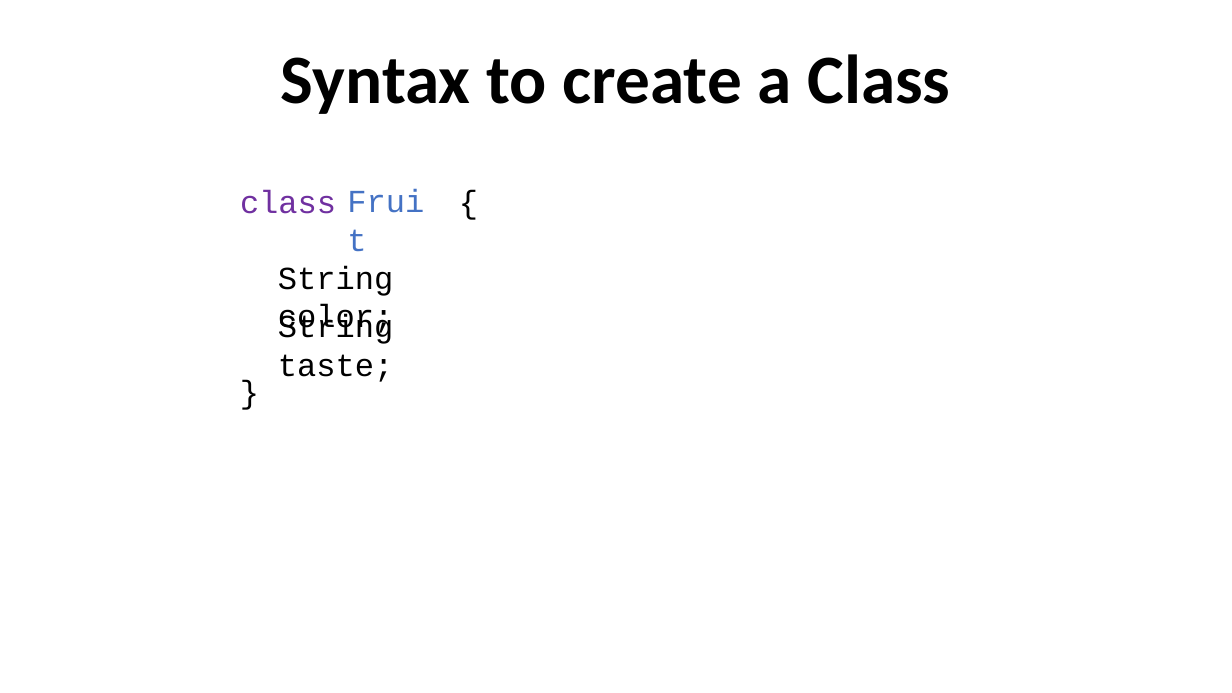
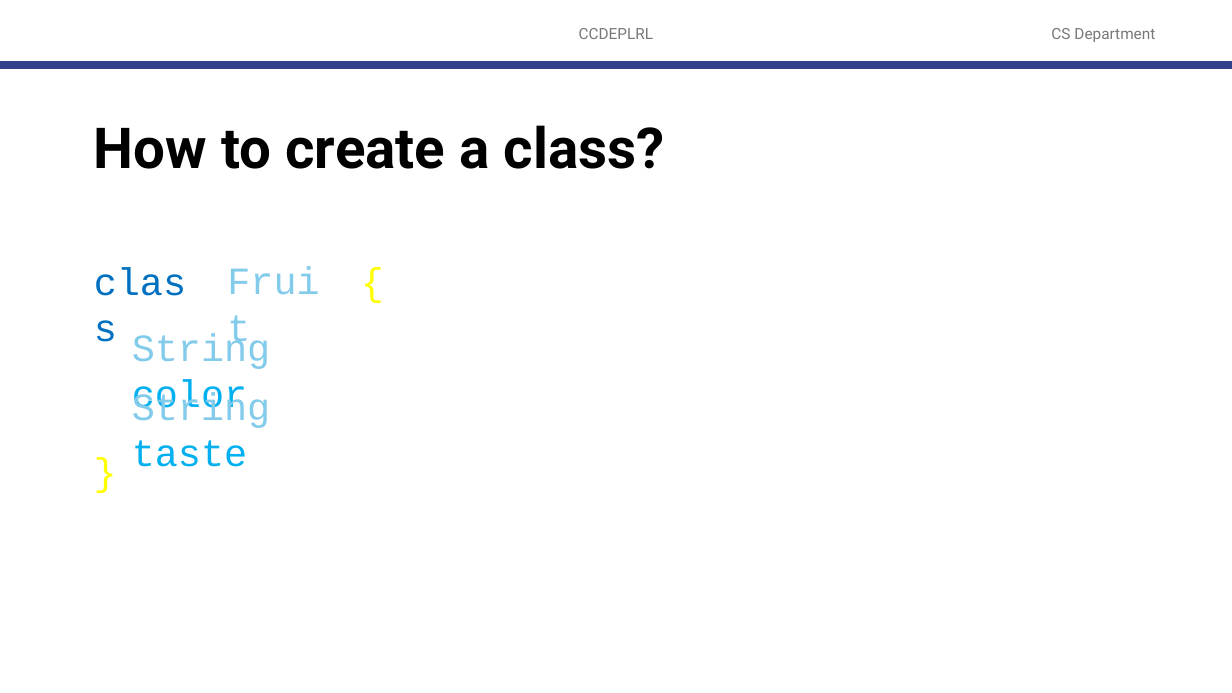
Before and after one commit to robitussin/CCOBJPGL, a slide deck: slide 6 of 1 - Fundamentals of Object Oriented Programming/classes_and_objects/Classes and Objects.pptx (slide 5 before the commit). Drawn at 1232x693 pixels with LibreOffice and Linux fonts; fonts in the diff are those of the drawing; background and template pictures are left out. Boxes give left, top, right and bottom in pixels: in the first picture for what was removed or moved away, otherwise in the second. Text is boxed around its words. In the diff, an @@ line names an element or a change of style, - is before the commit and + after.

```diff
--- a/1 - Fundamentals of Object Oriented Programming/classes_and_objects/Classes and Objects.pptx
+++ b/1 - Fundamentals of Object Oriented Programming/classes_and_objects/Classes and Objects.pptx
@@ text added at bbox=[579, 28, 654, 39], 12 pt, text #797979 @@
+CCDEPLRL
@@ text added at bbox=[1051, 28, 1155, 42], 12 pt, text #797979 @@
+CS Department
@@ line added from (0, 65) to (1232, 65), #32418C 6 pt @@
@@ title "How to create a class?" at bbox=[94, 125, 665, 169]: vertical alignment bottom to middle @@
@@ title at bbox=[94, 125, 665, 169]: text changed; size 54 to 44 pt; font Calibri to Roboto @@
-Syntax to create a Class
+How to create a class?
@@ text "class": place and size @@
-text "class" at bbox=[240, 189, 336, 214]
+text "class" at bbox=[85, 252, 219, 309]
@@ text "class" at bbox=[85, 252, 219, 309]: size 25 to 30 pt, text colour #7030A0 to #0070C0 @@
@@ text "Fruit": place and size @@
-text "Fruit" at bbox=[338, 177, 450, 225]
+text "Fruit" at bbox=[218, 252, 352, 309]
@@ text "Fruit" at bbox=[218, 252, 352, 309]: size 25 to 30 pt, text colour #4472C4 to #83CBEB @@
@@ text "{": place and size @@
-text "{" at bbox=[450, 177, 488, 225]
+text "{" at bbox=[352, 252, 390, 309]
@@ text "{" at bbox=[352, 252, 390, 309]: size 25 to 30 pt, text colour #000000 to #FFFF00 @@
@@ text "String color;": place and size @@
-text "String color;" at bbox=[278, 265, 393, 336]
+text "String color;" at bbox=[132, 333, 271, 418]
@@ text "String color;" at bbox=[132, 333, 271, 418]: size 25 to 30 pt; text colour #000000 to #83CBEB in "String"; text colour #000000 to #00B0F0, text colour #000000 to #FFFFFF in "color;" @@
@@ text "String taste;": place and size @@
-text "String taste;" at bbox=[278, 314, 393, 382]
+text "String taste;" at bbox=[132, 392, 271, 467]
@@ text "String taste;" at bbox=[132, 392, 271, 467]: size 25 to 30 pt; text colour #000000 to #83CBEB in "String"; text colour #000000 to #00B0F0, text colour #000000 to #FFFFFF in "taste;" @@
@@ text "}" at bbox=[85, 443, 123, 499]: size 25 to 30 pt, text colour #000000 to #FFFF00 @@
@@ text "}": place and size @@
-text "}" at bbox=[231, 367, 269, 415]
+text "}" at bbox=[85, 443, 123, 499]
```
Also in this commit, not shown: 5 other slides changed, 1 slide added, 2 other files.
